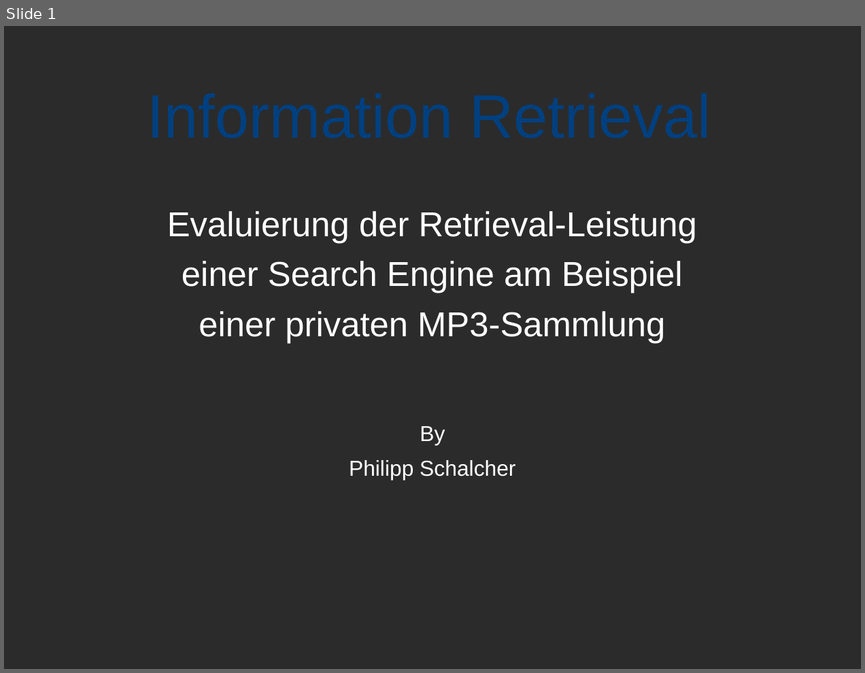
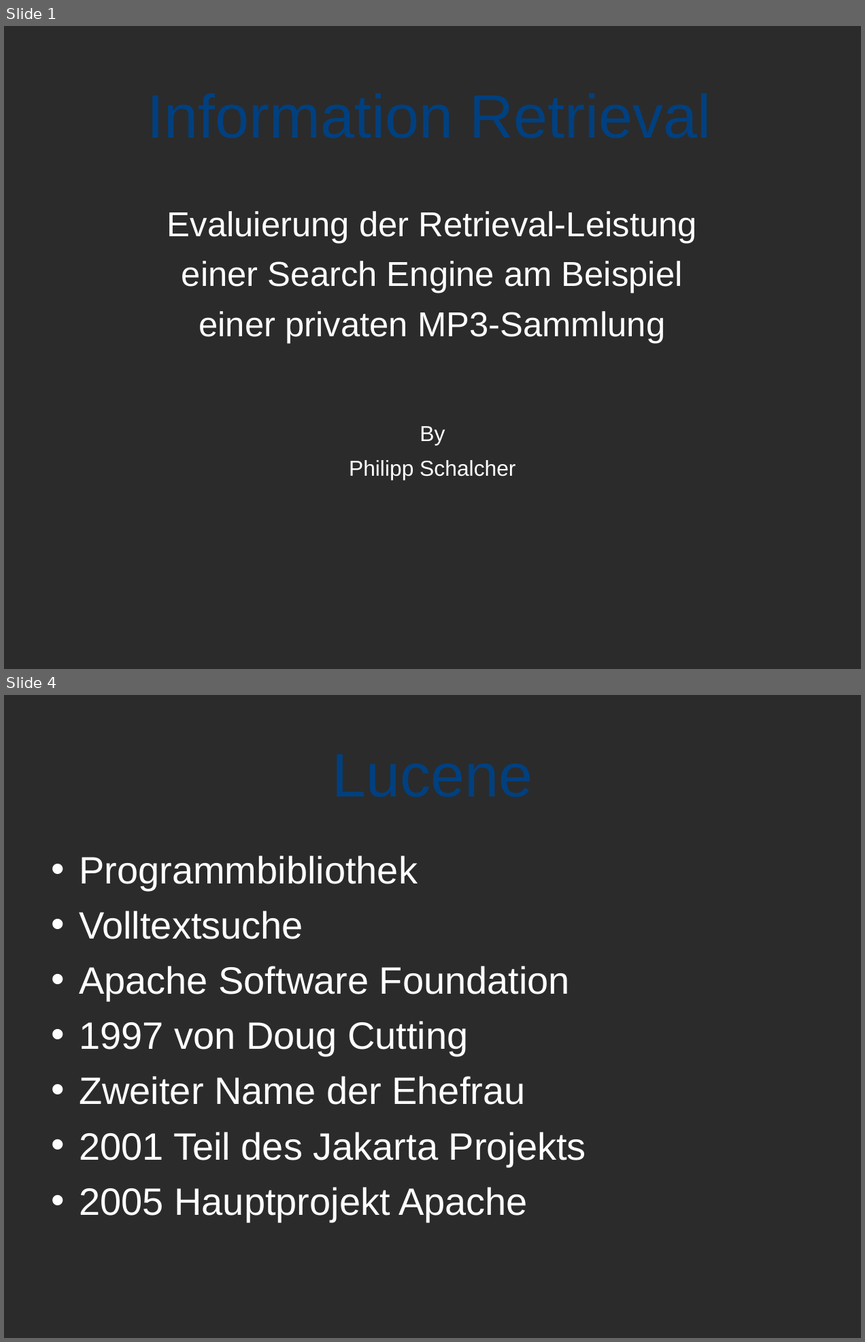
Before and after one commit to spitzbueb/Information_Retrieval, a slide deck: Präsentation/Präsentation.odp. Shown one above the other, each under a label of ours: slide 1 before the commit, slides 1 and 4 after it; the slides between them are not shown. The pictures are 865x673 and 865x1342 pixels, drawn with LibreOffice and Linux fonts; fonts in the diff are those of the drawing; background and template pictures are left out; a plain dark background stands for a picture behind light text. Boxes give left, top, right and bottom in pixels: in the first picture for what was removed or moved away, otherwise in the second. Text is boxed around its words. In the diff, an @@ line names an element or a change of style, - is before the commit and + after.

```diff
--- a/Präsentation/Präsentation.odp
+++ b/Präsentation/Präsentation.odp
@@ slide 4 added at <box>4,695,861,1338</box>, background picture (left out) @@
@@ title added at <box>69,702,797,841</box>, 56.7 pt, text #004080 @@
+Lucene
@@ text added at <box>79,855,586,1222</box>, 35.3 pt, text #FFFFFF @@
+• Programmbibliothek
+• Volltextsuche
+• Apache Software Foundation
+• 1997 von Doug Cutting
+• Zweiter Name der Ehefrau
+• 2001 Teil des Jakarta Projekts
+• 2005 Hauptprojekt Apache
```
Also in this commit, not shown: 1 slide changed, 16 other slides added.
